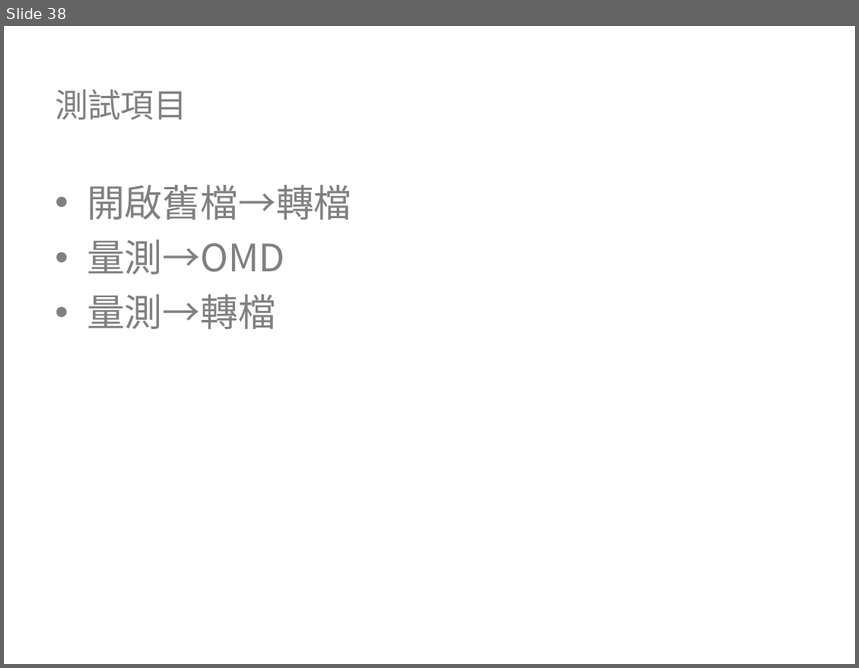
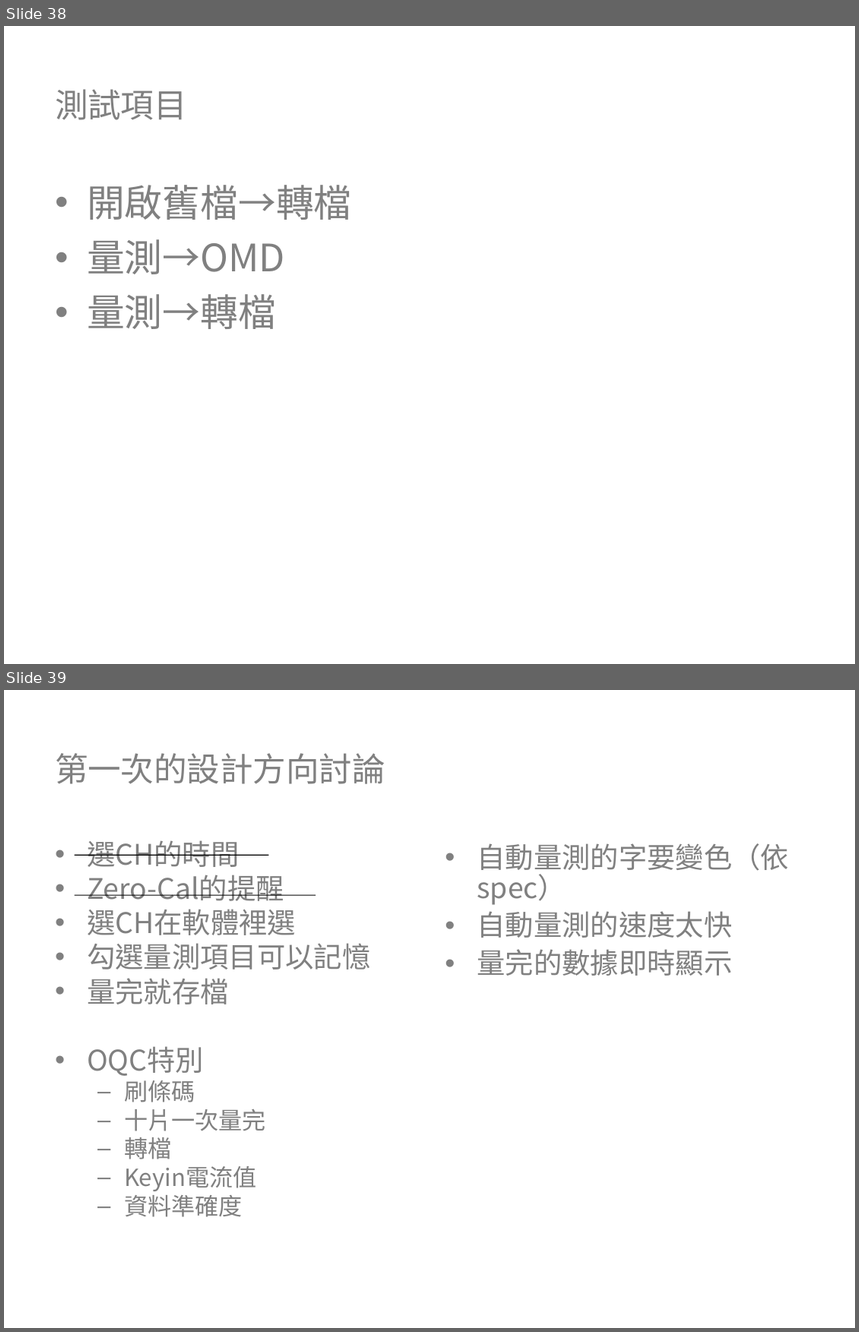
Before and after one commit to dwatow/ColorEyeI, a slide deck: Software Function Spec.ppt. Shown one above the other, each under a label of ours: slide 38 before the commit, slides 38 and 39 after it. The pictures are 859x668 and 859x1332 pixels, drawn with LibreOffice and Linux fonts; fonts in the diff are those of the drawing. Boxes give left, top, right and bottom in pixels: in the first picture for what was removed or moved away, otherwise in the second. Text is boxed around its words. In the diff, an @@ line names an element or a change of style, - is before the commit and + after.

Commit message:
v1.3.2.5 add Remember check of MsrItemDlg & change Omd&Txt
新增 記憶CMsrItemDlg的設定選項。
修改 CTxtFile和COmdFile1的function以符合整體概念性

```diff
--- a/Software Function Spec.ppt
+++ b/Software Function Spec.ppt
@@ slide 39 added at (4, 690, 855, 1328), background #FFFFFF @@
@@ title added at (55, 753, 386, 784), 28 pt, text #808080 @@
+第一次的設計方向討論
@@ text added at (87, 840, 370, 1217), 24 pt, text #808080 @@
+• 選CH的時間
+• Zero-Cal的提醒
+• 選CH在軟體裡選
+• 勾選量測項目可以記憶
+• 量完就存檔
+• OQC特別
+  – 刷條碼
+  – 十片一次量完
+  – 轉檔
+  – Keyin電流值
+  – 資料準確度
@@ text added at (477, 844, 789, 976), 24 pt, text #808080 @@
+• 自動量測的字要變色（依spec）
+• 自動量測的速度太快
+• 量完的數據即時顯示
@@ line added from (75, 855) to (268, 855), #000000 0.74 pt @@
@@ line added from (75, 895) to (316, 895), #000000 0.74 pt @@
```
Also in this commit, not shown: 18 other files.
